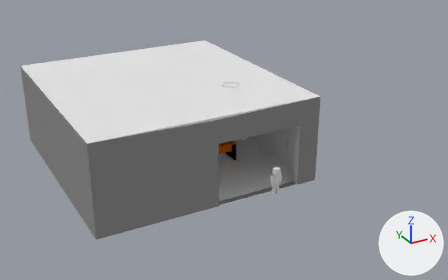
One commit to the Blender file Game-1/game1.blend: the scene before it, then after it.
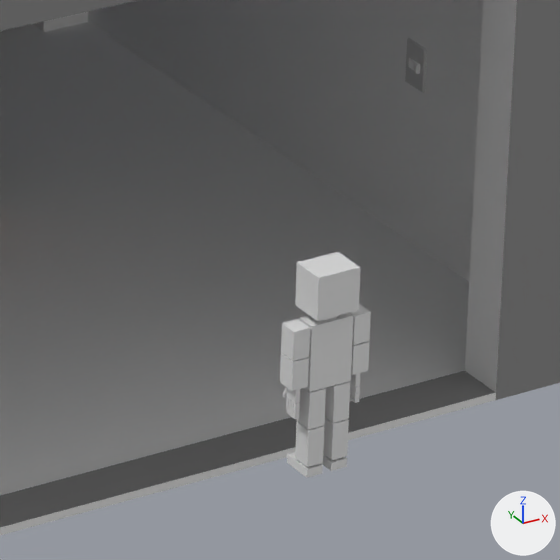
The first picture shows the older version from a camera (50 mm lens) standing at (-29.49, -23.8, 20.3) and looking at (-9.73, 12.13, 2.33). The close-ups show both versions on the part from 53% to 68% of the width and 49% to 73% of the height of that picture. Lighting does not change. The marker at lower right points along +X, +Y and +Z.

The scene before the commit, as lines of its bpy script (objects in view):
```python
ob_escritorio = bpy.data.objects.new('escritorio', me_plane_001)
ob_escritorio.location = (-12.908, 16.212, 0.055)
ob_escritorio.rotation_euler = (0.0, 0.0, 3.142)  # degrees (0, 0, 180)
ob_escritorio.scale = (124.0, 224.0, 1.9)
ob_interruptor = bpy.data.objects.new('interruptor', me_cube_006)
ob_interruptor.parent = ob_escritorio
ob_interruptor.location = (-5.414, 10.33, 1.79)
ob_interruptor.rotation_euler = (0.0, 0.0, -3.142)  # degrees (0, 0, -180)
ob_interruptor.scale = (0.581, 0.581, 0.581)
ob_player_001 = bpy.data.objects.new('player.001', me_cube_059)
ob_player_001.location = (-9.141, 6.148, 1.604)
ob_player_001.scale = (0.0749, 0.0882, 0.128)
```
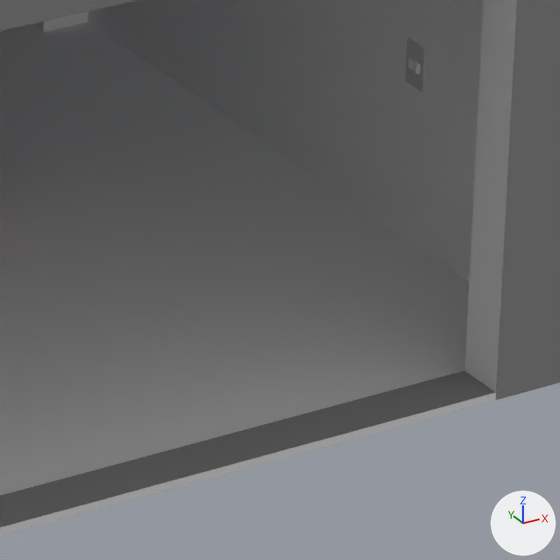
Location of each change, (x1, y1, x2, y2) in pixels of the close-ups (560 x 560 px):
'player.001', moved (not visible afterwards): before (280, 252, 371, 478)

Edits to the bpy script that builds the scene:
```text
Change ob_player_001:
    ob_player_001.location: (-9.141, 6.148, 1.604) -> (-0.437, 1.847, 0.894)
```
